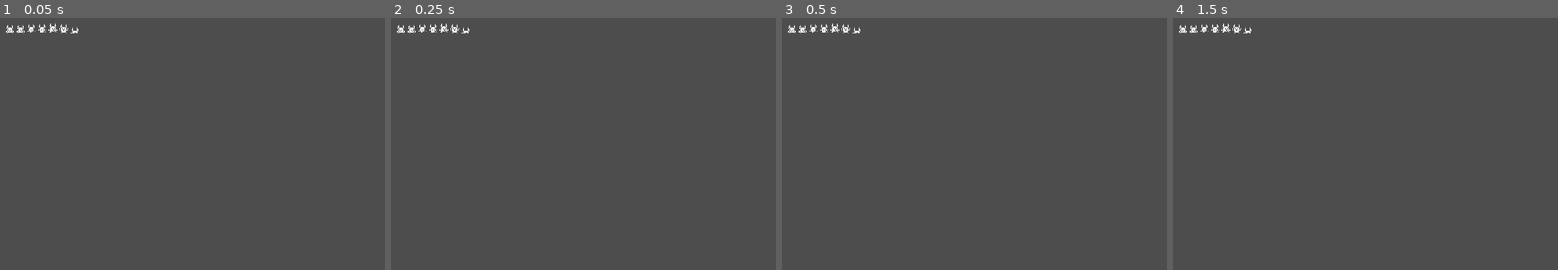
Above: before the commit, frames 1-4 (left to right).
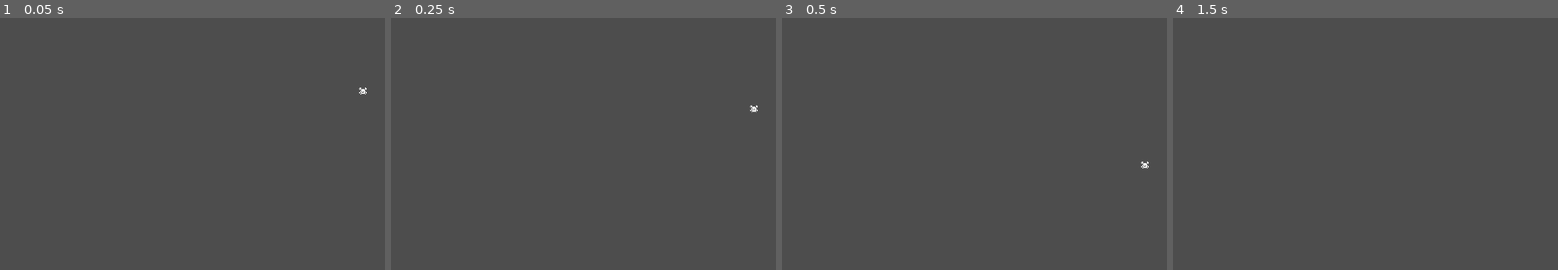
Above: after the commit, the same moments.

Repository: verymintyfresh/gamedev-cafe-jam
Game: Godot game, scene res://Scenes/MainGame.tscn
Same seed, same stepped clock (60 frames per second), same inputs: the game is played once before the commit and once after it.
Inputs:
- Up to frame 1 (0.05 s): no input
- Up to frame 2 (0.25 s): no input
- Up to frame 3 (0.5 s): no input
- Up to frame 4 (1.5 s): tap Enter (ui_accept) at 0.5, 0.6, 0.77, 1.07, 1.25, 1.35 s; hold Right (ui_right) from 0.53 s (still down)

The runs differ from the first frame. In frame 1, 0.3% of the frame differs, in the area x 1-96%, y 2-31%; in frame 2, 0.3%, in the area x 1-96%, y 2-38%; in frame 3, 0.3%; in frame 4, 0.3%.

Commit message:
Added basic Player

Diff:
--- a/Scenes/MainGame.tscn
+++ b/Scenes/MainGame.tscn
@@ -1,11 +1,8 @@
 [gd_scene format=3 uid="uid://botrm1a446o56"]
 
-[ext_resource type="Texture2D" uid="uid://c206h3b22lopp" path="res://Tilemap/monochrome_tilemap_transparent.png" id="1_8etcy"]
+[ext_resource type="PackedScene" uid="uid://lcdmtuwi783p" path="res://Scenes/Player/Player.tscn" id="1_8etcy"]
 
 [node name="MainGame" type="Node2D" unique_id=388568705]
 
-[node name="Sprite2D" type="Sprite2D" parent="." unique_id=158389493]
-position = Vector2(130, 160)
-texture = ExtResource("1_8etcy")
-region_enabled = true
-region_rect = Rect2(0, 221, 118, 17)
+[node name="Player" parent="." unique_id=1934355691 instance=ExtResource("1_8etcy")]
+position = Vector2(637, 255)
--- /dev/null
+++ b/Scenes/Player/Player.tscn
@@ -0,0 +1,33 @@
+[gd_scene format=3 uid="uid://lcdmtuwi783p"]
+
+[ext_resource type="Script" uid="uid://gjvsm5n88cqk" path="res://Scenes/Player/player.gd" id="1_kyqiw"]
+[ext_resource type="Texture2D" uid="uid://c206h3b22lopp" path="res://Tilemap/monochrome_tilemap_transparent.png" id="2_gntrk"]
+
+[sub_resource type="RectangleShape2D" id="RectangleShape2D_dewec"]
+
+[sub_resource type="AtlasTexture" id="AtlasTexture_5ixxa"]
+atlas = ExtResource("2_gntrk")
+region = Rect2(0, 204, 16, 16)
+
+[sub_resource type="SpriteFrames" id="SpriteFrames_nn08x"]
+animations = [{
+"frames": [{
+"duration": 1.0,
+"texture": SubResource("AtlasTexture_5ixxa")
+}],
+"loop": false,
+"name": &"Idle",
+"speed": 10.0
+}]
+
+[node name="Player" type="CharacterBody2D" unique_id=1934355691]
+script = ExtResource("1_kyqiw")
+SPEED = 100.0
+JUMP_VELOCITY = 200.0
+
+[node name="CollisionShape2D" type="CollisionShape2D" parent="." unique_id=586163545]
+shape = SubResource("RectangleShape2D_dewec")
+
+[node name="AnimatedSprite2D" type="AnimatedSprite2D" parent="." unique_id=661783806]
+sprite_frames = SubResource("SpriteFrames_nn08x")
+animation = &"Idle"
--- /dev/null
+++ b/Scenes/Player/player.gd
@@ -0,0 +1,25 @@
+extends CharacterBody2D
+
+
+@export var SPEED = 300.0
+@export var JUMP_VELOCITY = -400.0
+
+
+func _physics_process(delta: float) -> void:
+	# Add the gravity.
+	if not is_on_floor():
+		velocity += get_gravity() * delta
+
+	# Handle jump.
+	if Input.is_action_just_pressed("ui_accept") and is_on_floor():
+		velocity.y = JUMP_VELOCITY
+
+	# Get the input direction and handle the movement/deceleration.
+	# As good practice, you should replace UI actions with custom gameplay actions.
+	var direction := Input.get_axis("ui_left", "ui_right")
+	if direction:
+		velocity.x = direction * SPEED
+	else:
+		velocity.x = move_toward(velocity.x, 0, SPEED)
+
+	move_and_slide()
--- a/project.godot
+++ b/project.godot
@@ -19,6 +19,46 @@
 
 window/size/mode=2
 
+[input]
+
+ui_left={
+"deadzone": 0.5,
+"events": [Object(InputEventKey,"resource_local_to_scene":false,"resource_name":"","device":0,"window_id":0,"alt_pressed":false,"shift_pressed":false,"ctrl_pressed":false,"meta_pressed":false,"pressed":false,"keycode":4194319,"physical_keycode":0,"key_label":0,"unicode":0,"location":0,"echo":false,"script":null)
+, Object(InputEventJoypadButton,"resource_local_to_scene":false,"resource_name":"","device":-1,"button_index":13,"pressure":0.0,"pressed":false,"script":null)
+, Object(InputEventJoypadMotion,"resource_local_to_scene":false,"resource_name":"","device":-1,"axis":0,"axis_value":-1.0,"script":null)
+, Object(InputEventKey,"resource_local_to_scene":false,"resource_name":"","device":-1,"window_id":0,"alt_pressed":false,"shift_pressed":false,"ctrl_pressed":false,"meta_pressed":false,"pressed":false,"keycode":0,"physical_keycode":65,"key_label":0,"unicode":97,"location":0,"echo":false,"script":null)
+]
+}
+ui_right={
+"deadzone": 0.5,
+"events": [Object(InputEventKey,"resource_local_to_scene":false,"resource_name":"","device":0,"window_id":0,"alt_pressed":false,"shift_pressed":false,"ctrl_pressed":false,"meta_pressed":false,"pressed":false,"keycode":4194321,"physical_keycode":0,"key_label":0,"unicode":0,"location":0,"echo":false,"script":null)
+, Object(InputEventJoypadButton,"resource_local_to_scene":false,"resource_name":"","device":-1,"button_index":14,"pressure":0.0,"pressed":false,"script":null)
+, Object(InputEventJoypadMotion,"resource_local_to_scene":false,"resource_name":"","device":-1,"axis":0,"axis_value":1.0,"script":null)
+, Object(InputEventKey,"resource_local_to_scene":false,"resource_name":"","device":-1,"window_id":0,"alt_pressed":false,"shift_pressed":false,"ctrl_pressed":false,"meta_pressed":false,"pressed":false,"keycode":0,"physical_keycode":83,"key_label":0,"unicode":115,"location":0,"echo":false,"script":null)
+]
+}
+ui_up={
+"deadzone": 0.5,
+"events": [Object(InputEventKey,"resource_local_to_scene":false,"resource_name":"","device":0,"window_id":0,"alt_pressed":false,"shift_pressed":false,"ctrl_pressed":false,"meta_pressed":false,"pressed":false,"keycode":4194320,"physical_keycode":0,"key_label":0,"unicode":0,"location":0,"echo":false,"script":null)
+, Object(InputEventJoypadButton,"resource_local_to_scene":false,"resource_name":"","device":-1,"button_index":11,"pressure":0.0,"pressed":false,"script":null)
+, Object(InputEventJoypadMotion,"resource_local_to_scene":false,"resource_name":"","device":-1,"axis":1,"axis_value":-1.0,"script":null)
+, Object(InputEventKey,"resource_local_to_scene":false,"resource_name":"","device":-1,"window_id":0,"alt_pressed":false,"shift_pressed":false,"ctrl_pressed":false,"meta_pressed":false,"pressed":false,"keycode":0,"physical_keycode":87,"key_label":0,"unicode":119,"location":0,"echo":false,"script":null)
+]
+}
+ui_down={
+"deadzone": 0.5,
+"events": [Object(InputEventKey,"resource_local_to_scene":false,"resource_name":"","device":0,"window_id":0,"alt_pressed":false,"shift_pressed":false,"ctrl_pressed":false,"meta_pressed":false,"pressed":false,"keycode":4194322,"physical_keycode":0,"key_label":0,"unicode":0,"location":0,"echo":false,"script":null)
+, Object(InputEventJoypadButton,"resource_local_to_scene":false,"resource_name":"","device":-1,"button_index":12,"pressure":0.0,"pressed":false,"script":null)
+, Object(InputEventJoypadMotion,"resource_local_to_scene":false,"resource_name":"","device":-1,"axis":1,"axis_value":1.0,"script":null)
+, Object(InputEventKey,"resource_local_to_scene":false,"resource_name":"","device":-1,"window_id":0,"alt_pressed":false,"shift_pressed":false,"ctrl_pressed":false,"meta_pressed":false,"pressed":false,"keycode":0,"physical_keycode":82,"key_label":0,"unicode":114,"location":0,"echo":false,"script":null)
+]
+}
+ui_jump={
+"deadzone": 0.2,
+"events": [Object(InputEventKey,"resource_local_to_scene":false,"resource_name":"","device":-1,"window_id":0,"alt_pressed":false,"shift_pressed":false,"ctrl_pressed":false,"meta_pressed":false,"pressed":false,"keycode":0,"physical_keycode":32,"key_label":0,"unicode":32,"location":0,"echo":false,"script":null)
+]
+}
+
 [physics]
 
 3d/physics_engine="Jolt Physics"
Not shown, added: Scenes/Player/player.gd.uid
